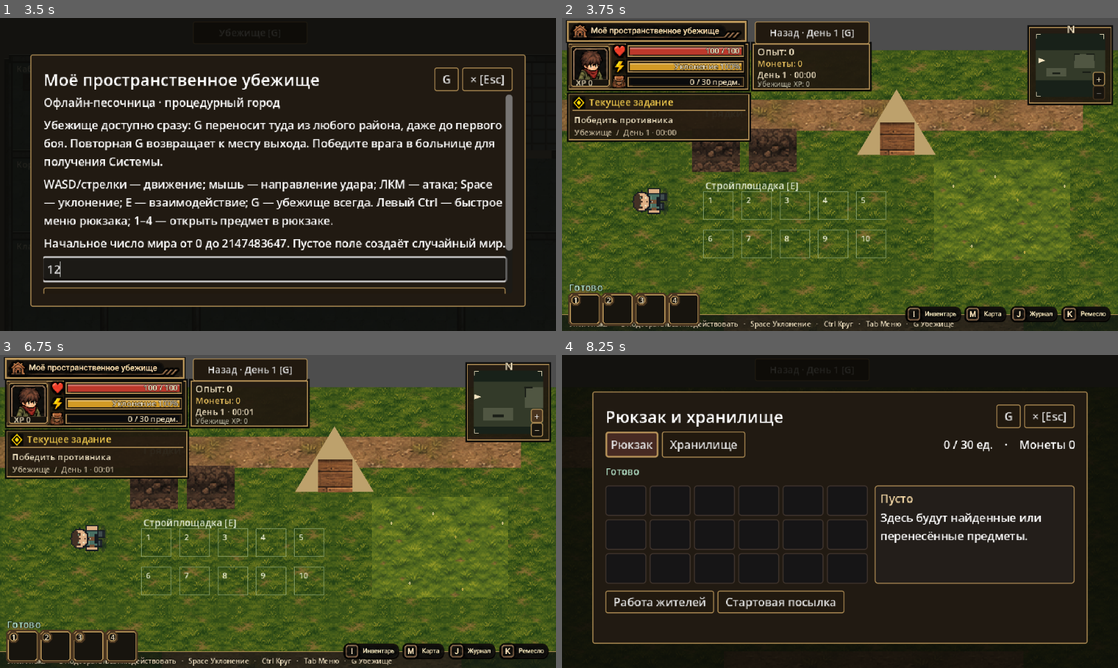
Above: before the commit, frames 1-4 (two rows, left to right).
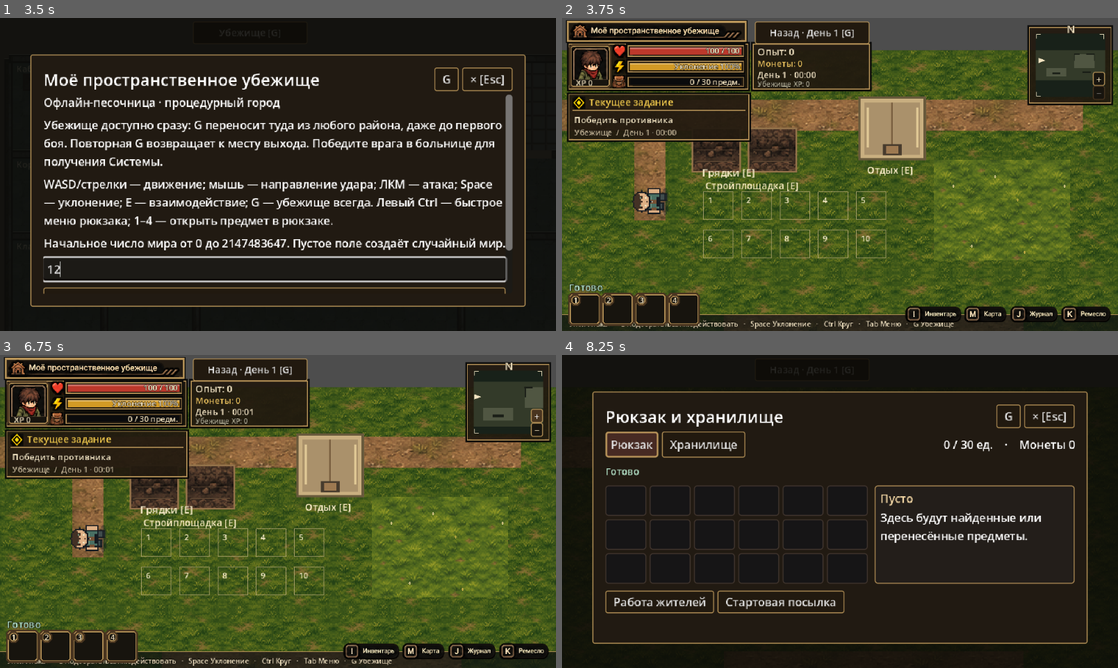
Above: after the commit, the same moments.

Repository: AndreyCokol/My_shelter
Game: Godot game, scene res://game/scenes/main/playable.tscn
Same seed, same stepped clock (60 frames per second), same inputs: the game is played once before the commit and once after it.
Inputs (mouse positions are in pixels of both pictures, inside the frame that each line leads up to):
- Up to frame 1 (3.5 s): click (272, 268) at 0.52 s; type "12" at 0.6 s; click "Начать игру" at 1.25 s; click "Начать игру" at 2 s; click "Убежище [G]" at 2.75 s
- Up to frame 2 (3.75 s): click "G" at 3.5 s
- Up to frame 3 (6.75 s): click (505, 401) at 4.25 s; click "Назад · День 1 [G]" at 5 s; click "× [Esc]" at 5.75 s; click "+" at 6.5 s
- Up to frame 4 (8.25 s): click "−" at 7.25 s; click (934, 652) at 8 s

Frame 1 is identical in both runs. In frame 2, 3.5% of the frame differs, in the area x 13-68%, y 22-77%; in frame 3, 3.5%; in frame 4, nothing differs.

Commit message:
integration(A5): join R1 warm functional shelter art with reviewed core/HUD/save/campaign candidate

Diff:
--- a/game/scenes/worlds/world.gd
+++ b/game/scenes/worlds/world.gd
@@ -121,7 +121,7 @@
 func refresh_buildings() -> void:
 	if scene_id != "shelter" or layout.is_empty() or app == null:
 		return
-	var current: Dictionary = app.snapshot().shelter.get("buildings", {})
+	var current: Dictionary = app.snapshot(false).shelter.get("buildings", {})
 	if buildings == current:
 		return
 	for cell in building_bodies.keys():
@@ -261,38 +261,21 @@
 		var label: String = "Пустой ящик" if looted else hospital_cache.label
 		draw_string(ThemeDB.fallback_font, resource_point + Vector2(-62, -12), label, HORIZONTAL_ALIGNMENT_LEFT, -1, 11, Color("c1cbce"))
 	elif scene_id == "shelter":
-		draw_colored_polygon(PackedVector2Array([Vector2(360, 205), Vector2(405, 130), Vector2(450, 205)]), Color("bda16c"))
-		WorldArt.tile(self, "wood", Rect2(386, 168, 40, 38), WorldArt.WARM)
-		var plots: Array = app.snapshot().crops.plots if app != null else []
-		for i in range(plots.size()):
-			var status: String = plots[i].status
-			WorldArt.tile(self, "soil", Rect2(170 + i * 65, 175, 55, 50), WorldArt.WARM)
-			if status != "empty":
-				var leaf := Color("98c46c") if status != "spoiled" else Color("907560")
-				for dx in [12, 30, 44]:
-					draw_circle(Vector2(170 + i * 65 + dx, 198), 5 if status == "ripe" else 3, leaf)
-		draw_string(ThemeDB.fallback_font, Vector2(185, 162), "Грядки", HORIZONTAL_ALIGNMENT_LEFT, -1, 12, Color("dce5ce"))
+		# Overhead art remains attached to existing REST and FARM interactions.
+		# These helpers create NO entities and NO untracked collision objects.
+		WorldArt.shelter_rest(self)
+		var plots: Array = app.snapshot(false).crops.plots if app != null else []
+		WorldArt.shelter_farm(self, plots)
 		if not layout.is_empty():
 			for index in range(Construction.COLUMNS * Construction.ROWS):
 				var cell := str(index)
 				var rect := Construction.cell_rect(cell)
-				draw_rect(rect.grow(5), Color("8da774"), false)
-				match buildings.get(cell, ""):
-					"bench":
-						draw_rect(rect, Color("a66e45"))
-						draw_line(rect.position + Vector2(3, 5), rect.position + Vector2(20, 5), Color("e1b282"), 3)
-					"lamp":
-						draw_circle(rect.get_center(), 27, Color(1, 0.77, 0.33, 0.19))
-						draw_circle(rect.get_center(), 9, Color("f4c56f"))
-					"cabinet":
-						draw_rect(rect, Color("87664c"))
-						draw_line(rect.get_center() - Vector2(0, 8), rect.get_center() + Vector2(0, 8), Color("b59162"), 2)
-					"bed":
-						draw_rect(rect, Color("9c7b61"))
-						draw_rect(rect.grow(-3), Color("c2ac80"))
-						draw_rect(Rect2(rect.position + Vector2(3, 3), Vector2(7, 16)), Color("f0d4b0"))
-				draw_string(ThemeDB.fallback_font, rect.position + Vector2(0, 8), str(index + 1), HORIZONTAL_ALIGNMENT_LEFT, -1, 9, Color("eff0d6"))
-			draw_string(ThemeDB.fallback_font, Vector2(185, 245), "Стройплощадка [E]", HORIZONTAL_ALIGNMENT_LEFT, -1, 11, Color("dce5ce"))
+				draw_rect(rect.grow(5), Color("b0a573"), false)
+				var built_type := str(buildings.get(cell, ""))
+				if not built_type.is_empty():
+					WorldArt.shelter_structure(self, built_type, rect)
+				draw_string(ThemeDB.fallback_font, rect.position + Vector2(0, 8), str(index + 1), HORIZONTAL_ALIGNMENT_LEFT, -1, 9, Color("fff1d0"))
+			draw_string(ThemeDB.fallback_font, Vector2(185, 245), "Стройплощадка [E]", HORIZONTAL_ALIGNMENT_LEFT, -1, 11, Color("f4e7be"))
 	elif scene_id in ["outside", "house"]:
 		var exhausted: bool = scene_id == "house" and app != null and app.snapshot().world_states.locations.get(location_id, {}).get("looted", false)
 		var resource_label := "Пустой тайник" if exhausted else "Запасы семян"
--- a/game/scenes/worlds/world_art.gd
+++ b/game/scenes/worlds/world_art.gd
@@ -51,7 +51,9 @@
 			stamp(canvas, "puddle", Rect2(167 + 38 * variant, 166, 56, 56), COLD)
 		"shelter":
 			tile(canvas, "grass", bounds, WARM)
+			# Walkable texture paths only: no new colliders or false interaction zones.
 			tile(canvas, "path", Rect2(20, 142, 600, 36), WARM)
+			tile(canvas, "path", Rect2(103, 175, 36, 106), WARM)
 			tile(canvas, "flowers", Rect2(448, 211, 157, 116), WARM)
 		_:
 			tile(canvas, "asphalt_broken", bounds, COLD)
@@ -192,3 +194,71 @@
 		var label := Vector2(x, position.y - 30)
 		canvas.draw_rect(Rect2(label + Vector2(-4, -12), Vector2(width + 8, 17)), Color("202828"))
 		canvas.draw_string(font, label, text, HORIZONTAL_ALIGNMENT_LEFT, -1, 12, Color("f7e8bb"))
+
+
+# R1 shelter: all three helpers render EXISTING, live functional zones.
+# They create no gameplay objects or colliders; World owns E/reachability.
+# Source art: original project world textures + vector primitives (no imports).
+static func shelter_rest(canvas: CanvasItem) -> void:
+	# Top-down tent roof centred on the existing rest interaction (400, 180).
+	var roof := Rect2(364, 141, 72, 68)
+	canvas.draw_rect(roof.grow(3), Color("695a3c"))
+	canvas.draw_rect(roof, Color("c9af80"))
+	canvas.draw_rect(roof.grow(-4), Color("aa916b"))
+	canvas.draw_line(Vector2(400, 145), Vector2(400, 204), Color("7a6040"), 2)
+	for x in [371, 428]:
+		canvas.draw_rect(Rect2(x, 151, 2, 46), Color("e0c895"))
+	canvas.draw_rect(Rect2(389, 193, 22, 13), Color("473b2d"))
+	canvas.draw_rect(Rect2(393, 195, 14, 9), Color("9d7951"))
+	canvas.draw_string(ThemeDB.fallback_font, Vector2(371, 227), "Отдых [E]", HORIZONTAL_ALIGNMENT_LEFT, -1, 11, Color("fff0cc"))
+
+
+static func shelter_farm(canvas: CanvasItem, plots: Array) -> void:
+	# Plots and status positions are exactly those used by the running farm UI.
+	# The state is read-only; empty, growing, ripe and spoiled are not confused.
+	for i in range(plots.size()):
+		var origin := Vector2(170 + i * 65, 175)
+		var bed := Rect2(origin, Vector2(55, 50))
+		tile(canvas, "soil", bed, WARM)
+		canvas.draw_rect(bed, Color("93724a"), false, 2.0)
+		for y in [187, 200, 213]:
+			canvas.draw_line(Vector2(origin.x + 5, y), Vector2(origin.x + 50, y), Color("5d4632"), 1)
+		var status: String = str(plots[i].get("status", "empty"))
+		if status in ["growing", "ripe", "spoiled"]:
+			var leaf := Color("7b9e4f")
+			if status == "ripe":
+				leaf = Color("c9c46a")
+			elif status == "spoiled":
+				leaf = Color("8b7351")
+			for dx in [12, 28, 44]:
+				canvas.draw_rect(Rect2(origin + Vector2(dx - 1, 17), Vector2(3, 17)), Color("536a3b"))
+				canvas.draw_rect(Rect2(origin + Vector2(dx - 6, 14), Vector2(8, 5)), leaf)
+				canvas.draw_rect(Rect2(origin + Vector2(dx + 1, 18), Vector2(7, 5)), leaf)
+				if status == "ripe":
+					canvas.draw_rect(Rect2(origin + Vector2(dx - 1, 28), Vector2(5, 5)), Color("d9aa52"))
+	canvas.draw_string(ThemeDB.fallback_font, Vector2(181, 230), "Грядки [E]", HORIZONTAL_ALIGNMENT_LEFT, -1, 12, Color("f5e9c7"))
+
+
+static func shelter_structure(canvas: CanvasItem, kind: String, rect: Rect2) -> void:
+	# The corresponding StaticBody2D is still Construction.cell_rect(cell).
+	# Never draw a structure outside its real 24x22 physical footprint.
+	match kind:
+		"bench":
+			canvas.draw_rect(rect, Color("5d4633"))
+			canvas.draw_rect(rect.grow(-2), Color("a7774c"))
+			for y in [6, 12, 18]:
+				canvas.draw_line(rect.position + Vector2(3, y), rect.position + Vector2(21, y), Color("d4a06e"), 1)
+		"lamp":
+			canvas.draw_circle(rect.get_center(), 22, Color(1.0, 0.78, 0.38, 0.14))
+			canvas.draw_rect(rect.grow(-4), Color("4c4438"))
+			canvas.draw_rect(rect.grow(-8), Color("ffe2a1"))
+		"cabinet":
+			canvas.draw_rect(rect, Color("5f4331"))
+			canvas.draw_rect(rect.grow(-2), Color("9f744b"))
+			canvas.draw_line(rect.get_center() + Vector2(0, -8), rect.get_center() + Vector2(0, 8), Color("4d382b"), 2)
+			canvas.draw_rect(Rect2(rect.get_center() + Vector2(2, -1), Vector2(2, 3)), Color("e8d19c"))
+		"bed":
+			canvas.draw_rect(rect, Color("6b503a"))
+			canvas.draw_rect(rect.grow(-2), Color("d3bb91"))
+			canvas.draw_rect(Rect2(rect.position + Vector2(4, 4), Vector2(7, 14)), Color("f0e2c1"))
+			canvas.draw_line(rect.position + Vector2(14, 4), rect.position + Vector2(14, 18), Color("af9977"), 1)
Not shown, added: docs/book-01/24-visual-world-status.md
